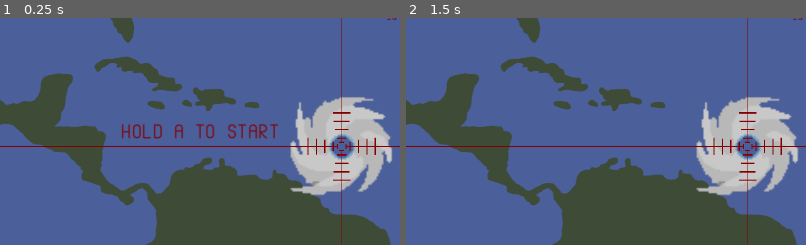
Above: before the commit, frames 1-2 (left to right).
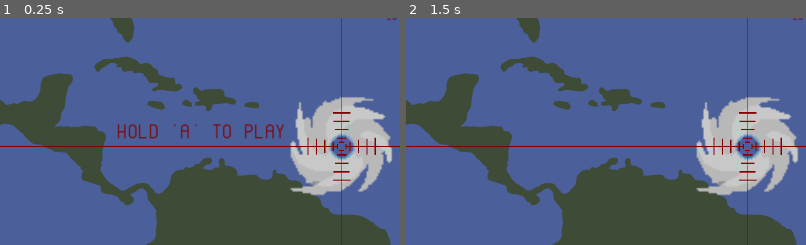
Above: after the commit, the same moments.

Repository: nschrag/BigHurricaneHunter
Game: Godot game, scene res://Map02.tscn
Two runs of this game, one before a commit and one after it. Both use one fixed random seed, a clock stepped at 60 frames per second and the inputs below.
Inputs:
- Up to frame 1 (0.25 s): no input
- Up to frame 2 (1.5 s): tap Enter (ui_accept) at 0.5, 1.35 s; hold Right (ui_right) 0.53-1.28 s; hold Enter (ui_accept) 0.53-1.28 s; hold Down (ui_down) from 1.28 s (still down)
The pictures show only the part of the screen within x 22-72%, y 47-97%; the shares and areas given below are measured in that part.

The runs differ from the first frame. In frame 1, 1.2% of the frame differs, in the area x 29-71%, y 46-54%; in frame 2, nothing differs.

Commit message:
Various fixes
- Fixed bug where unable to exit results screen if high score not achieved
- Changed title screen prompt
- Fixed missing is_fully_charged func

Diff:
--- a/Game.gd
+++ b/Game.gd
@@ -99,6 +99,9 @@
 		if event.is_action_released("fire") && reticule.is_fully_charged():
 			goto_state(State.PLAY)
 
+	if event.is_action_pressed("ui_accept"):
+		goto_state(State.TITLE)
+
 	if event.is_action_pressed("ui_cancel"):
 		get_tree().quit()
 
--- a/HurricanNames.gd
+++ b/HurricanNames.gd
@@ -25,4 +25,3 @@
 		names.append(entry["name"])
 
 	names.shuffle()
-	print(names)
--- a/Hurricane.gd
+++ b/Hurricane.gd
@@ -20,10 +20,6 @@
 	var num_spaces = label.text.count(" ")
 	var num_nonspace_chars = label.text.length() - num_spaces
 	panel.set_size(Vector2(10 + (num_nonspace_chars + num_spaces / 2.0) * 12, 24))
-
-
-
-
 
 	var rect = parent.get_rect()
 	position = Vector2(
--- a/Map02.tscn
+++ b/Map02.tscn
@@ -98,13 +98,13 @@
 texture = ExtResource("12_q5vca")
 
 [node name="HoldAToStart" type="Label" parent="Title"]
-offset_left = 705.0
+offset_left = 695.0
 offset_top = 750.0
-offset_right = 893.0
+offset_right = 896.0
 offset_bottom = 780.0
 scale = Vector2(2, 2)
 theme = ExtResource("9_vv0lo")
-text = "Hold A to Start"
+text = "Hold 'A' to Play"
 label_settings = ExtResource("13_oxkmi")
 horizontal_alignment = 2
 script = ExtResource("14_fmjss")
--- a/Reticule.gd
+++ b/Reticule.gd
@@ -44,6 +44,8 @@
 		abs($Center/HHash1.position.x),
 		0 # full charge precision
 	]
+func is_fully_charged() -> bool:
+	return charge_level >= max_charge_level
 
 func get_firing_radius() -> float:
 	return charge_level_radius[min(charge_level - 1, charge_level_radius.size() - 1)]
